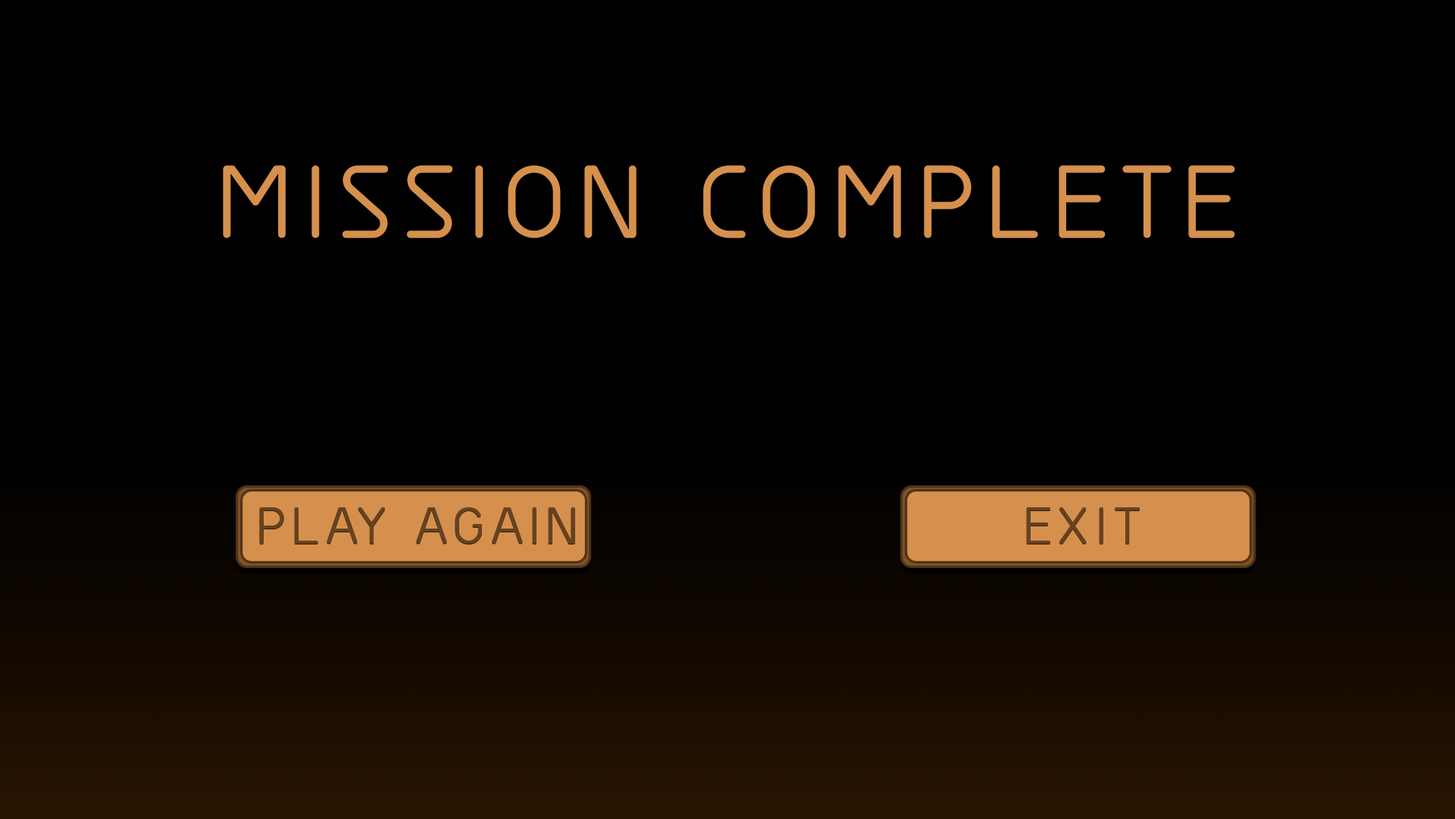
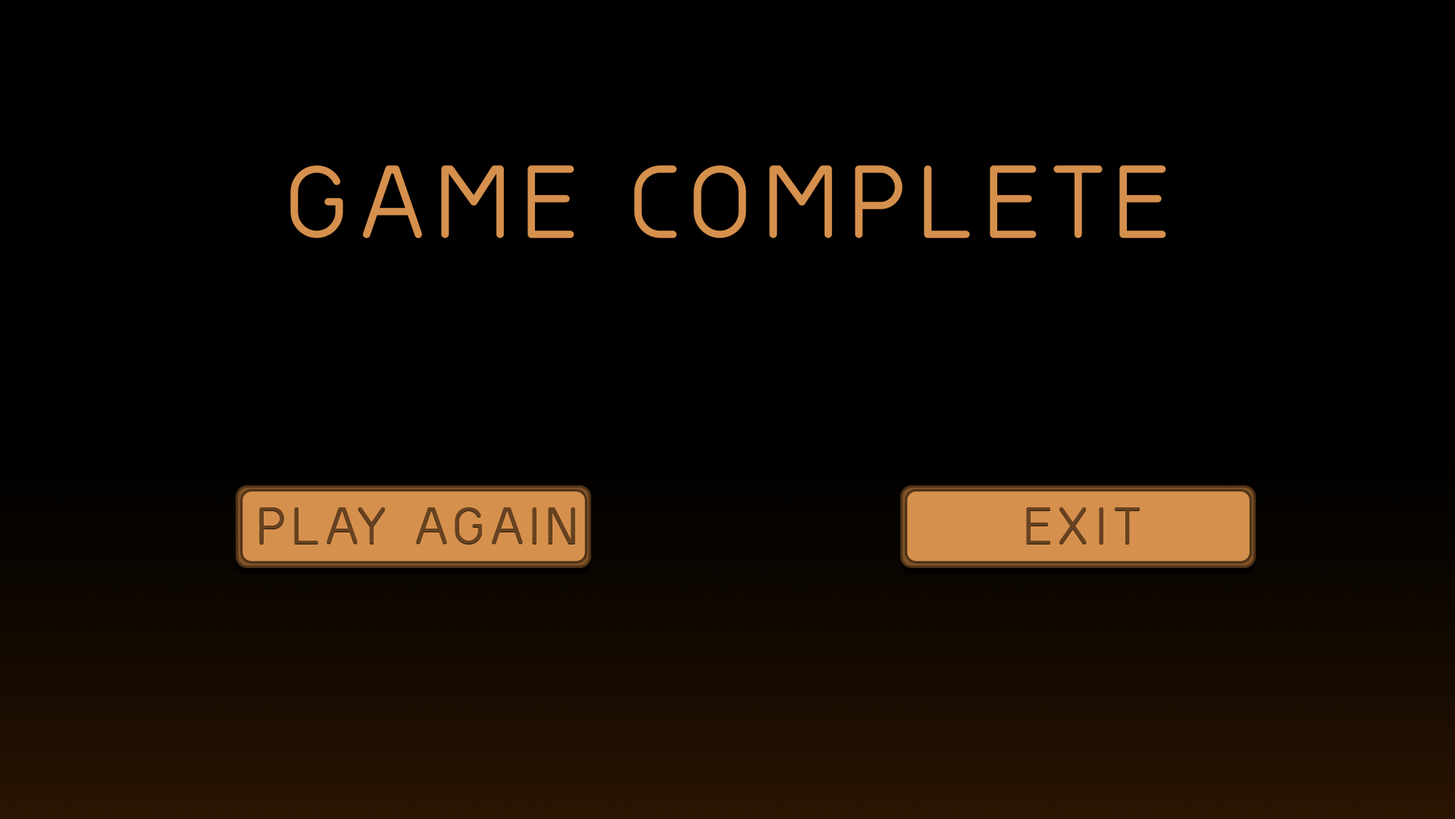
Layer changes from the first w=1455, h=819 image to the second:
renamed "MISSION COMPLETE" to "GAME COMPLETE", painted on it over [222,165,1236,239]
